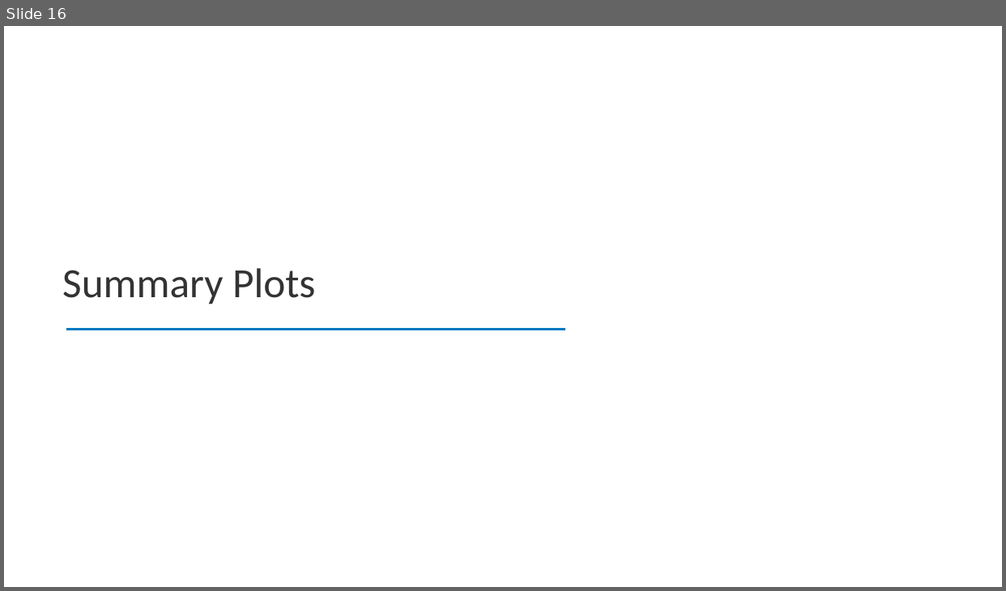
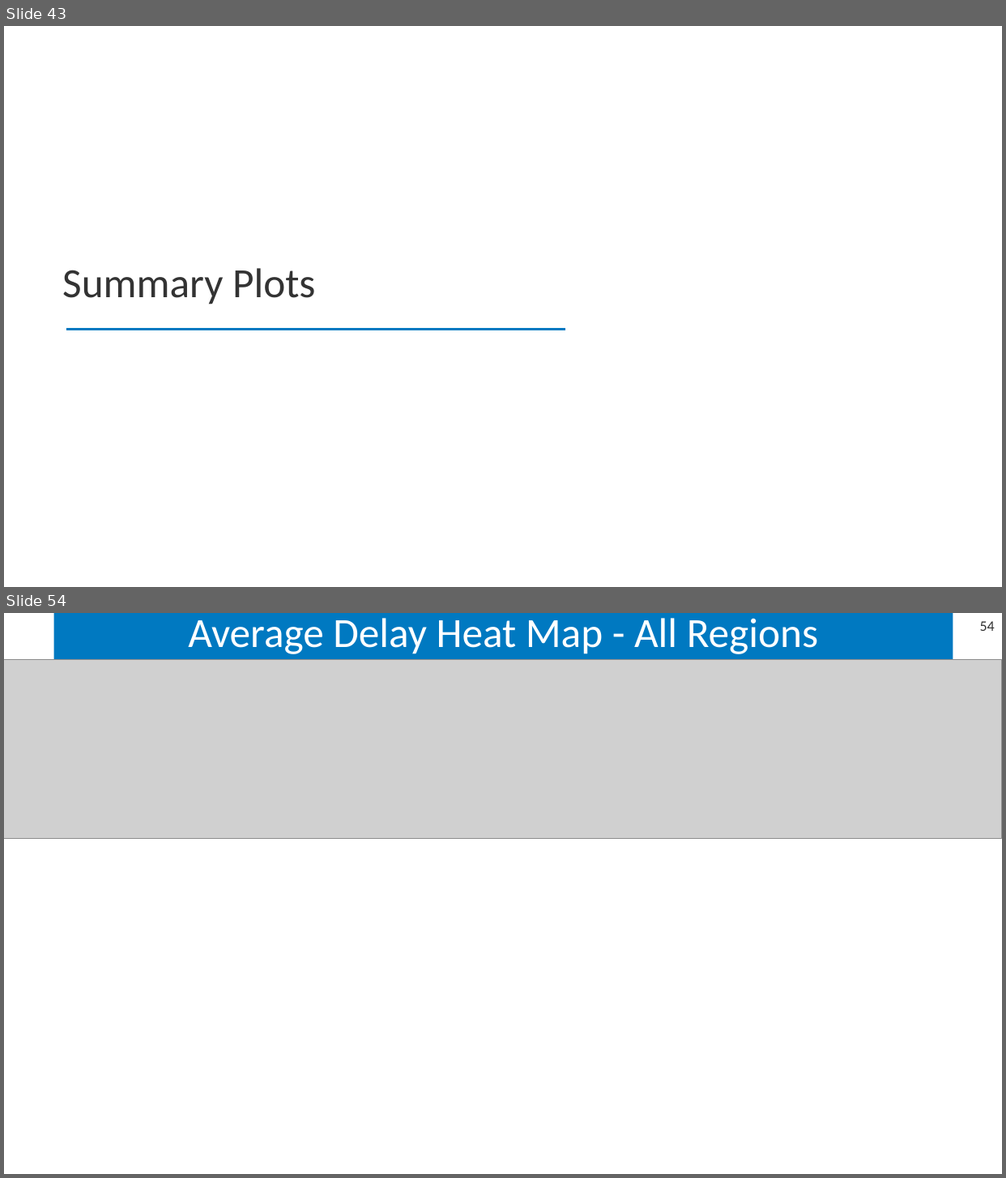
Before and after one commit to sbredenk/CORAL, a slide deck: postprocessing/results/example_atlantic/example_atlantic_results.pptx. Shown one above the other, each under a label of ours: slide 16 before the commit, slides 43 and 54 after it; the slides between them are not shown. The pictures are 1006x591 and 1006x1178 pixels, drawn with LibreOffice and Linux fonts; fonts in the diff are those of the drawing; grey boxes stand for pictures. Boxes give left, top, right and bottom in pixels: in the first picture for what was removed or moved away, otherwise in the second. Text is boxed around its words. In the diff, an @@ line names an element or a change of style, - is before the commit and + after.

```diff
--- a/postprocessing/results/example_atlantic/example_atlantic_results.pptx
+++ b/postprocessing/results/example_atlantic/example_atlantic_results.pptx
@@ slide 54 added at <box>4,613,1002,1174</box>, background #FFFFFF @@
@@ title added at <box>54,613,953,659</box>, fill #0079C1, 40 pt, text #FFFFFF @@
+Average Delay Heat Map - All Regions
@@ page number added at <box>980,621,995,631</box>, 14 pt, text #333333 @@
+54
@@ picture added at <box>4,659,1002,838</box> @@
@@ what was slide 16 is now slide 43 @@
```
Also in this commit, not shown: 39 other slides added, 7 other files.
